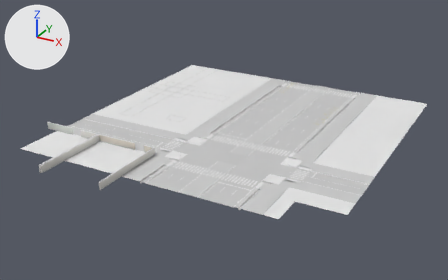
One commit to the glTF model dushanbe_city/assets/city/chunks/chunk_2_4.glb: the scene before it, then after it.
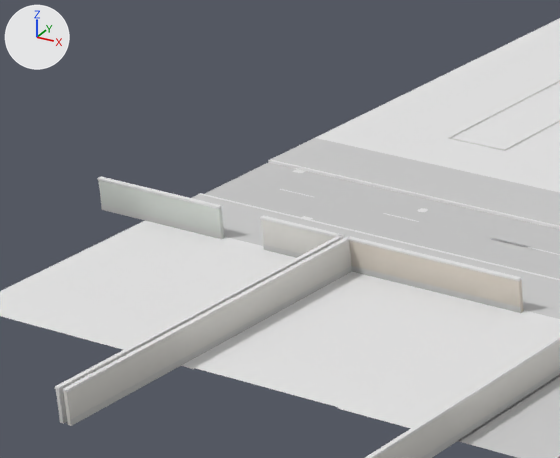
Each version appears first whole from a 50 mm lens placed at (37.4, -321.2, 78.6), pointed at (-52.7, -157.4, -3.3), and next in a close-up on the part from 6% to 32% of the width and 30% to 64% of the height. Lighting does not change. The marker at upper left points along +X, +Y and +Z. The first two pictures are the older version. Vertices at exactly the same position are counted once.

The scene before the commit, as lines of its bpy script (objects in view):
```python
me_base = bpy.data.meshes.new('base')
me_base.from_pydata(...)  # 1940 vertices, 1676 faces; spans x -53.9..50.0, y -59.2..50.0, z -0.3..2.5
me_base.materials.append(mat_aryk)
me_base.materials.append(mat_asphalt)
me_base.materials.append(mat_concrete)
me_base.materials.append(mat_curb)
me_base.materials.append(mat_grate)
me_base.materials.append(mat_lawn)
me_base.materials.append(mat_manhole)
me_base.materials.append(mat_plaza)
me_base.materials.append(mat_plinth)
me_base.materials.append(mat_road_paint)
me_base.materials.append(mat_sidewalk)
me_base.materials.append(mat_soil)
me_base.materials.append(mat_wall_brick_red)
me_base.materials.append(mat_wall_plaster)
me_base.materials.append(mat_water)
ob_base = bpy.data.objects.new('base', me_base)
ob_base.location = (-50.0, -150.0, 0.0)
```
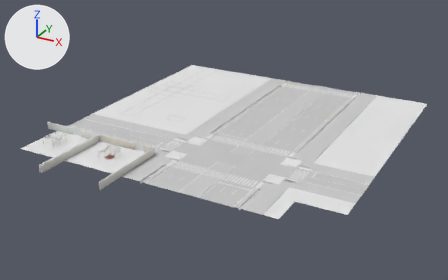
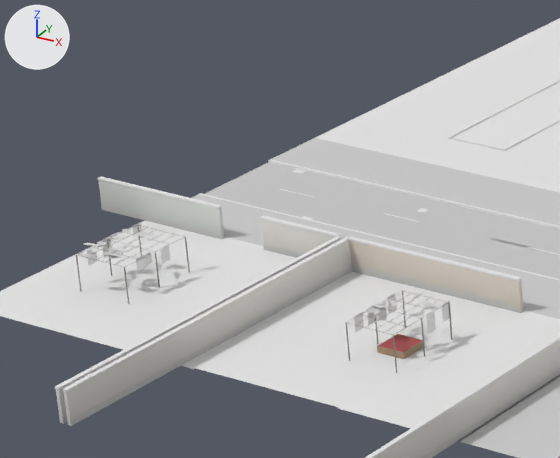
Where the change shows, as pixel boxes (x1, y1, x2, y2) in the close-ups (560 x 458 px):
'detail', added: after (76, 225, 452, 373)
part 1 of me_base, added: after (76, 222, 451, 359)

Diff of the bpy script that builds the scene:
```diff
--- a/dushanbe_city/assets/city/chunks/chunk_2_4.glb.py
+++ b/dushanbe_city/assets/city/chunks/chunk_2_4.glb.py
@@ mat_fabric @@
+mat_fabric = bpy.data.materials.new('fabric')
+# nodes: BsdfPrincipled, Mix, OutputMaterial, VertexColor
+# colours: white #e7e7e7, mixed with the vertex colours
@@ mat_vine @@
+mat_vine = bpy.data.materials.new('vine')
+# nodes: BsdfPrincipled, Mix, OutputMaterial, VertexColor
+# colours: white #e7e7e7, mixed with the vertex colours
@@ mat_wood @@
+mat_wood = bpy.data.materials.new('wood')
+# nodes: BsdfPrincipled, Mix, OutputMaterial, VertexColor
+# colours: white #e7e7e7, mixed with the vertex colours
@@ mat_metal_paint @@
+mat_metal_paint = bpy.data.materials.new('metal_paint')
+# nodes: BsdfPrincipled, Mix, OutputMaterial, VertexColor
+# colours: white #e7e7e7, mixed with the vertex colours
@@ me_base @@
 # used by ob_base; location = (-50.0, -150.0, 0.0)
-me_base.from_pydata(...)  # 1940 vertices, 1676 faces; spans x -53.9..50.0, y -59.2..50.0, z -0.3..2.5
+me_base.from_pydata(...)  # 2240 vertices, 1834 faces; spans x -53.9..50.0, y -59.2..50.0, z -0.3..3.0
+# me_base part 1
+# 156 vertices are added at x -45.9..-20.1, y -45.1..-39.3, z 0.2..3.0
+# 114 new vertices lie (0.0, 0.5, -0.1) away from vertices in x -45.9..-20.1, y -45.1..-39.3, z 2.8..3.0
+# 30 new vertices lie (0.0, 0.8, 0.0) away from vertices in x -45.5..-20.3, y -43.8..-39.6, z 1.5..2.8
+# 2 new faces join them, mat_fabric
+# 144 new faces join them, mat_vine
+# 12 new faces join them, mat_wood
 me_base.materials.append(mat_aryk)
@@ me_base @@
 me_base.materials.append(mat_water)
+me_base.materials.append(mat_fabric)
+me_base.materials.append(mat_vine)
+me_base.materials.append(mat_wood)
@@ me_detail @@
+me_detail.from_pydata(...)  # 304 vertices, 320 faces; spans x -45.5..-20.3, y -44.7..-39.1, z 0.2..2.7
+me_detail.materials.append(mat_metal_paint)
@@ ob_detail @@
+ob_detail = bpy.data.objects.new('detail', me_detail)
+ob_detail.location = (-50.0, -150.0, 0.0)
```
